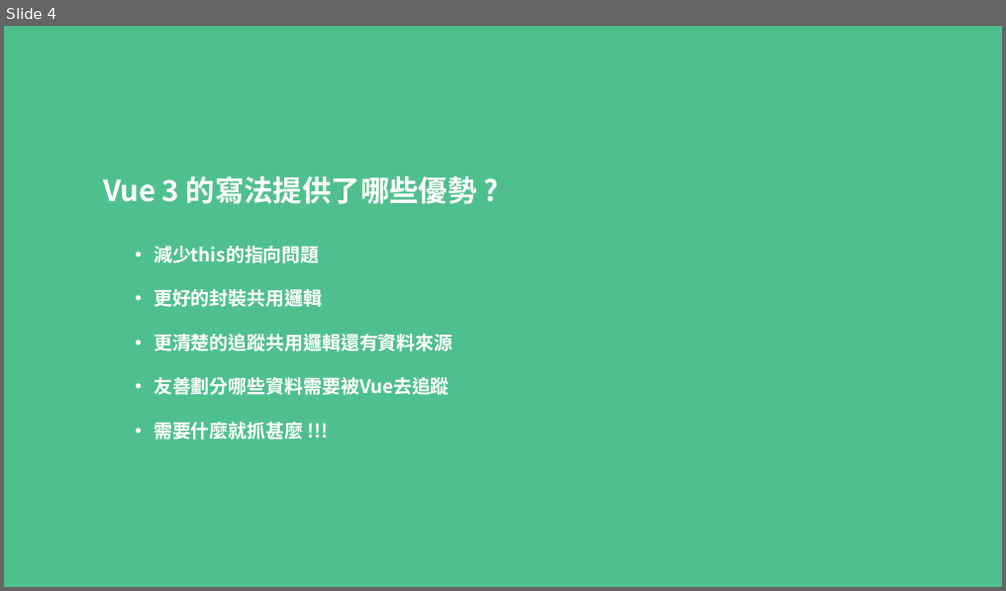
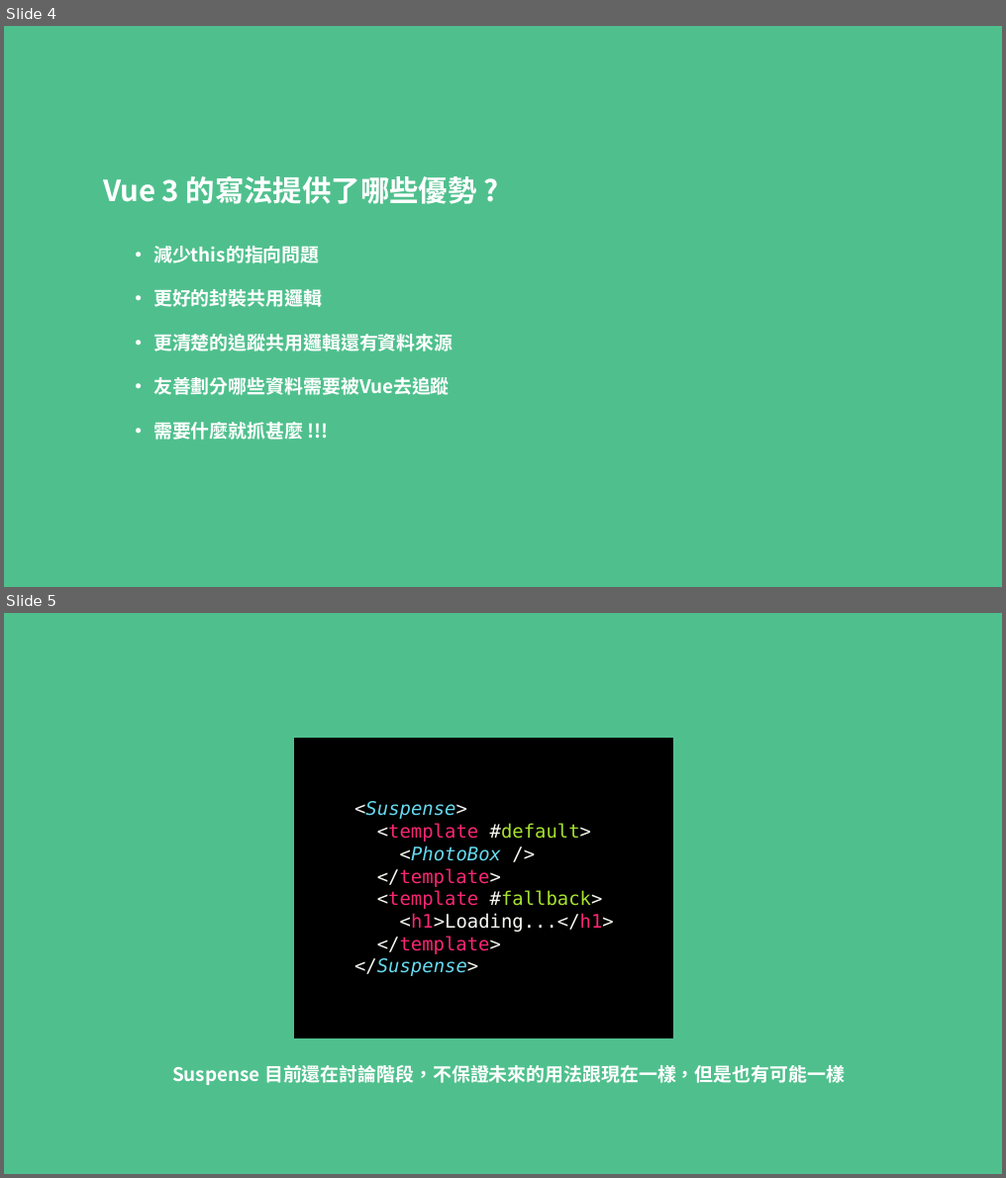
Before and after one commit to MikeOnlineCourse/Vue3_Course_Recharge_Example, a slide deck: Recharge.pptx. Shown one above the other, each under a label of ours: slide 4 before the commit, slides 4 and 5 after it. The pictures are 1006x591 and 1006x1178 pixels, drawn with LibreOffice and Linux fonts; fonts in the diff are those of the drawing. Boxes give left, top, right and bottom in pixels: in the first picture for what was removed or moved away, otherwise in the second. Text is boxed around its words. In the diff, an @@ line names an element or a change of style, - is before the commit and + after.

```diff
--- a/Recharge.pptx
+++ b/Recharge.pptx
@@ slide 5 added at (4, 613, 1002, 1174), background #4FC08D @@
@@ rectangle added at (294, 738, 672, 1038), fill #000000, outline #000000 1 pt @@
@@ text added at (354, 801, 614, 976), 18 pt, text #F92672 @@
+<Suspense>
+<template #default>
+<PhotoBox />
+</template>
+<template #fallback>
+<h1>Loading...</h1>
+</template>
+</Suspense>
@@ text added at (172, 1065, 845, 1085), 18 pt, text #FFFFFF, bold @@
+Suspense 目前還在討論階段，不保證未來的用法跟現在一樣，但是也有可能一樣
```
Also in this commit, not shown: 4 other files.
